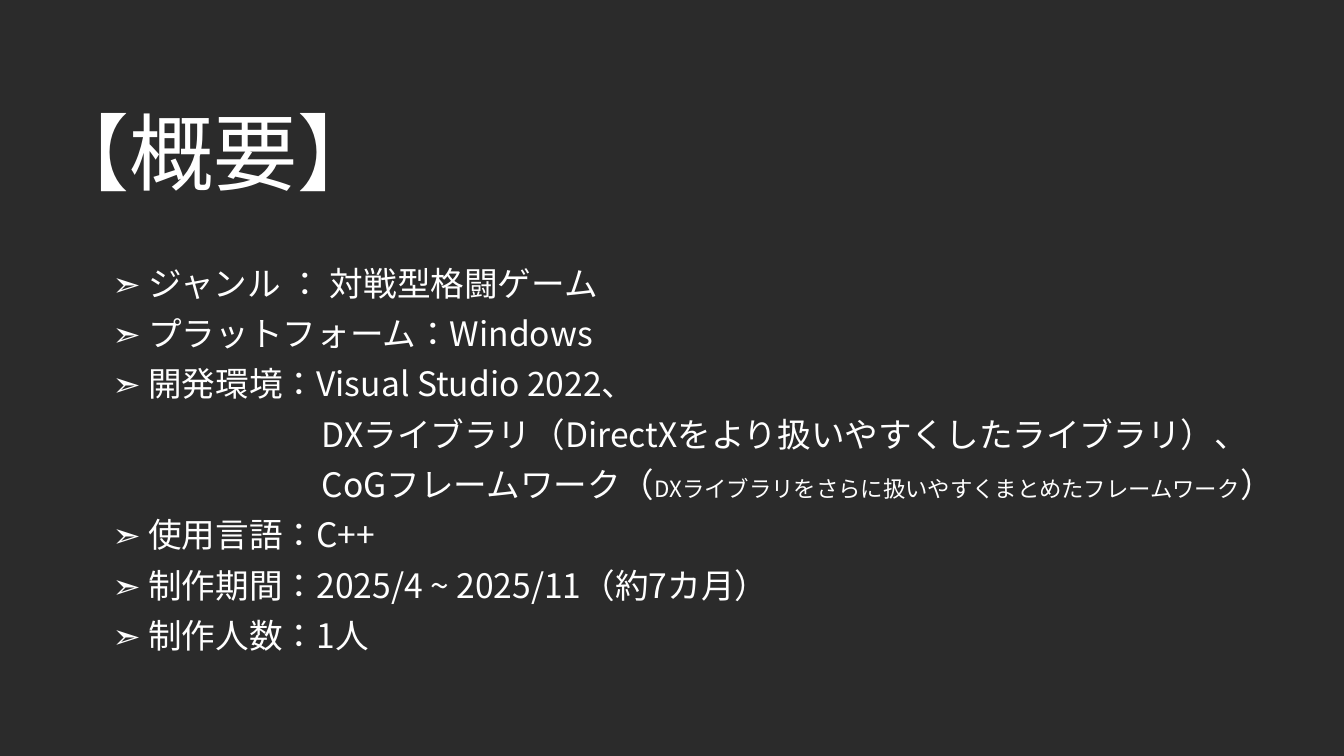
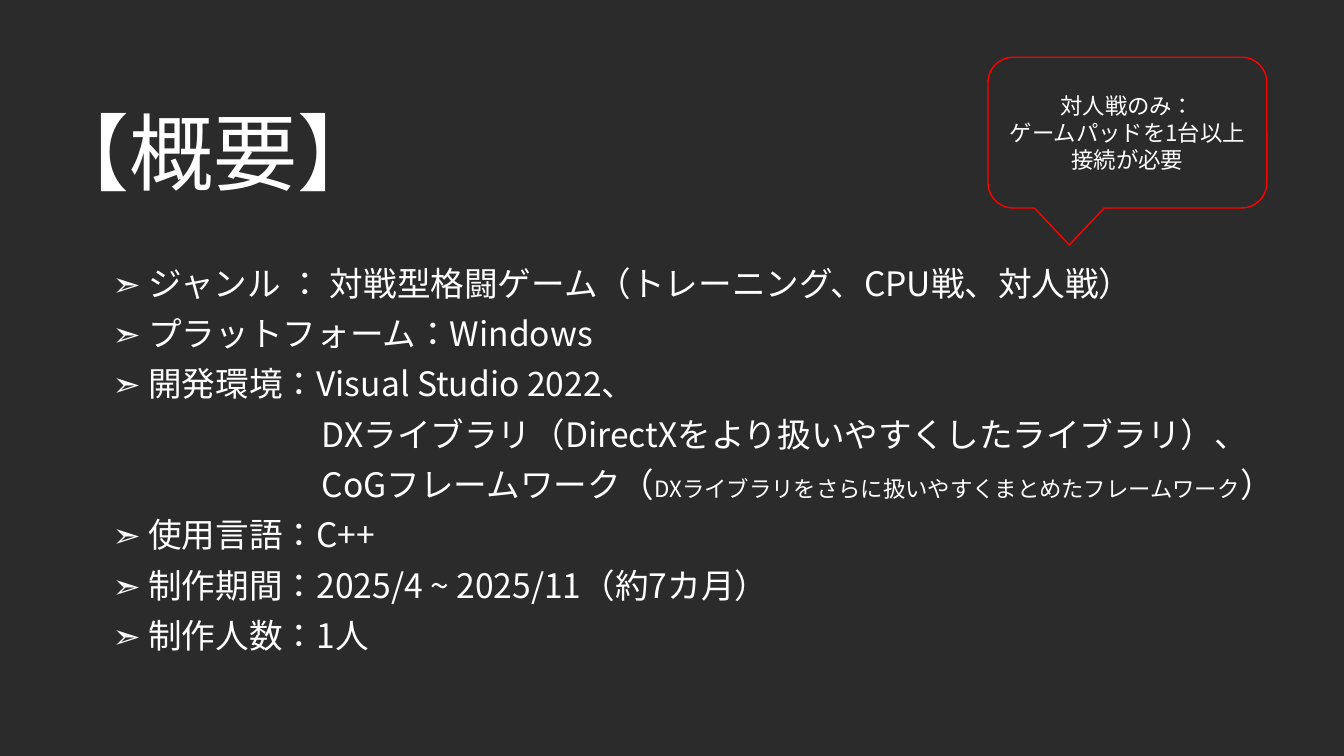
Before and after one commit to F0402Nishi/FightingGame, a slide deck: slide 2 of 仕様書.pptx. Drawn at 1344x756 pixels with LibreOffice and Linux fonts; fonts in the diff are those of the drawing; background and template pictures are left out; a plain dark background stands for a picture behind light text. Boxes give left, top, right and bottom in pixels: in the first picture for what was removed or moved away, otherwise in the second. Text is boxed around its words. In the diff, an @@ line names an element or a change of style, - is before the commit and + after.

```diff
--- a/仕様書.pptx
+++ b/仕様書.pptx
@@ rounded speech box added at bbox=[988, 57, 1267, 209], outline #FF0000 1 pt, 16 pt, text #FFFFFF @@
+対人戦のみ：
+ゲームパッドを1台以上接続が必要
@@ subtitle at bbox=[148, 267, 1133, 299]: text changed @@
-➣ ジャンル ： 対戦型格闘ゲーム
+➣ ジャンル ： 対戦型格闘ゲーム（トレーニング、CPU戦、対人戦）
```
Also in this commit, not shown: 2 other slides changed, 2 slides added, 1 slide removed.
